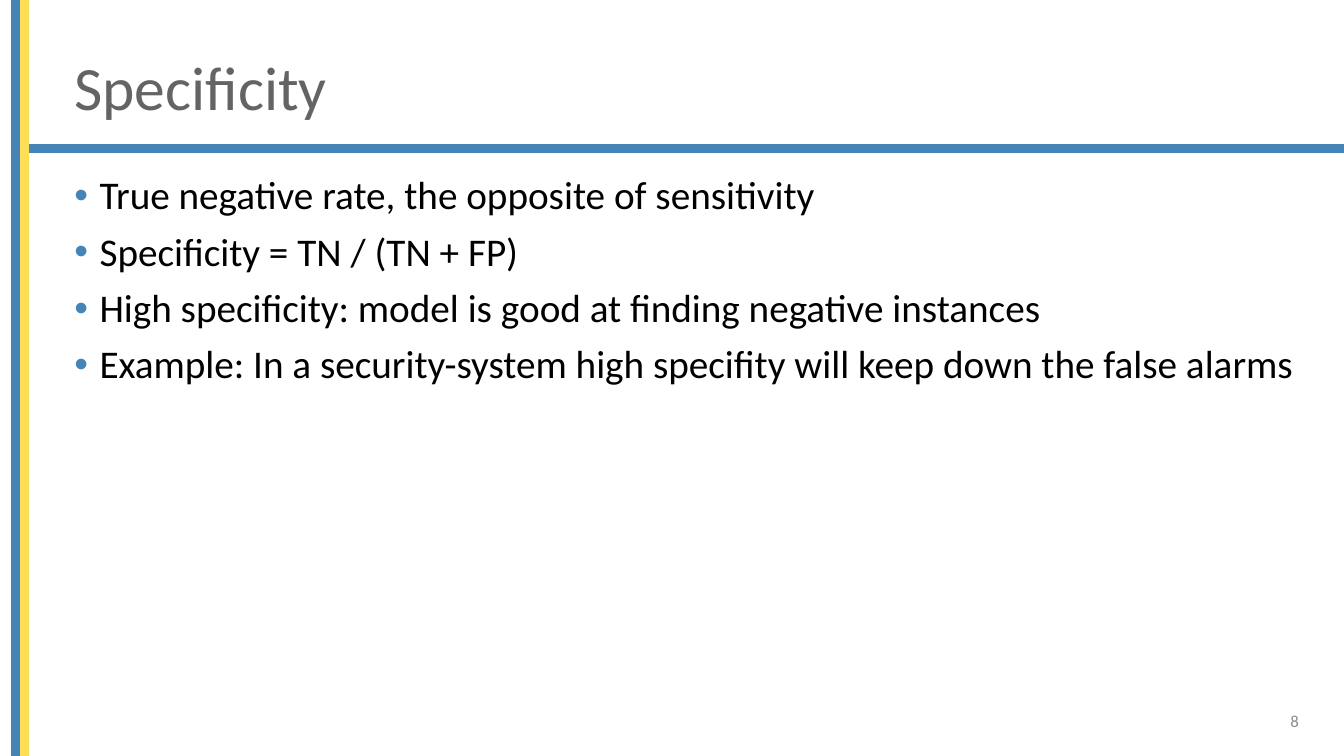
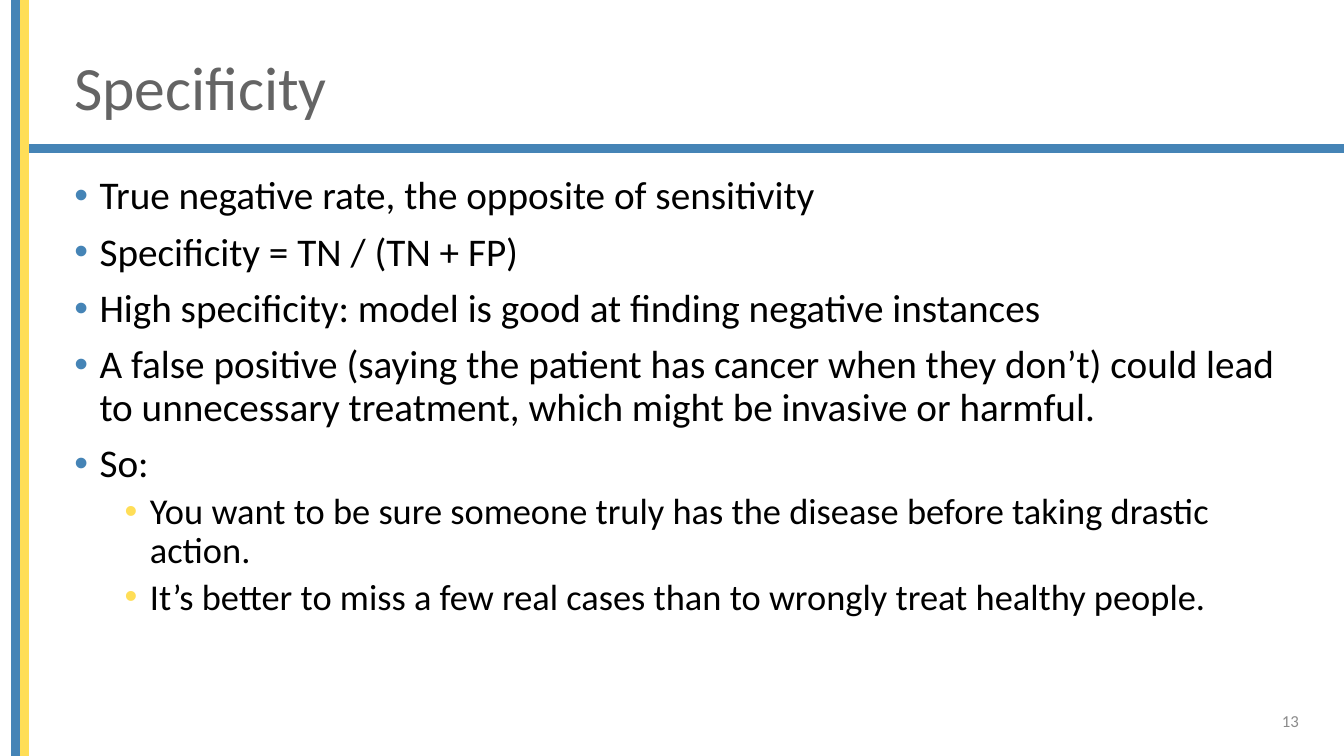
Before and after one commit to mjochen/Cello_AI, a slide deck: slide 13 of ppts/5 - Model quality.pptx (slide 8 before the commit). Drawn at 1344x756 pixels with LibreOffice and Linux fonts; fonts in the diff are those of the drawing; background and template pictures are left out. Boxes give left, top, right and bottom in pixels: in the first picture for what was removed or moved away, otherwise in the second. Text is boxed around its words. In the diff, an @@ line names an element or a change of style, - is before the commit and + after.

```diff
--- a/ppts/5 - Model quality.pptx
+++ b/ppts/5 - Model quality.pptx
@@ text at <box>100,349,1274,617</box>: text changed; size 28 to 26 pt @@
-• Example: In a security-system high specifity will keep down the false alarms
+• A false positive (saying the patient has cancer when they don’t) could lead to unnecessary treatment, which might be invasive or harmful.
+• So:
+  • You want to be sure someone truly has the disease before taking drastic action.
+  • It’s better to miss a few real cases than to wrongly treat healthy people.
@@ page number at <box>1282,716,1299,727</box>: text changed @@
-8
+13
```
Also in this commit, not shown: 6 other slides changed, 9 slides added, 1 slide removed, 16 other files.
